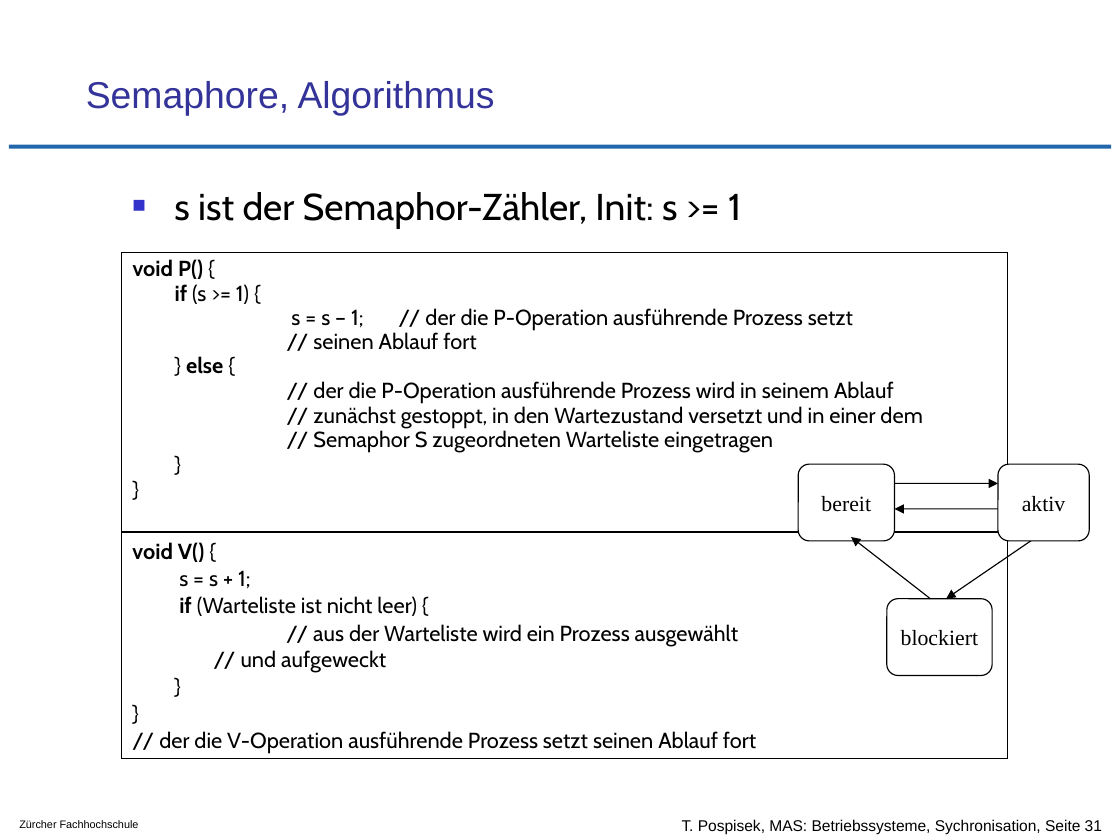
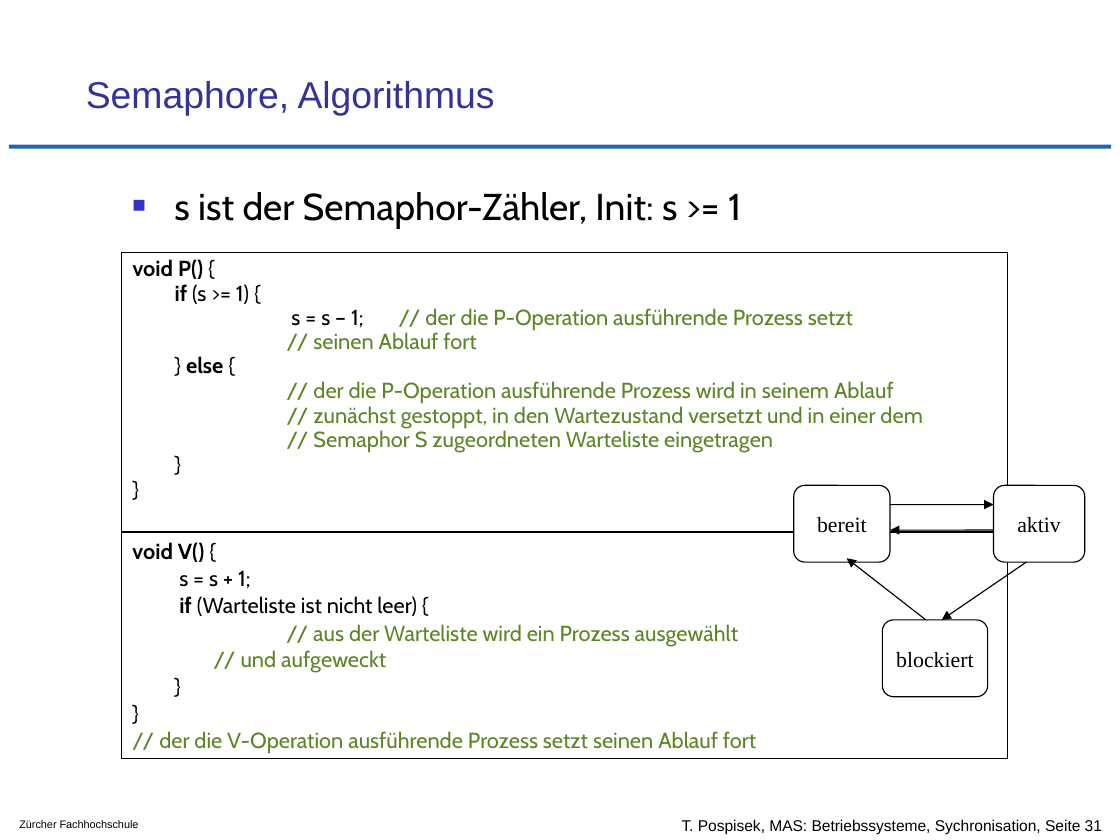
Before and after one commit to tpo/betriebssysteme, a slide deck: slide 31 of 07_Koordination_und_Synchronisation_Sperren_und_Semaphore.odp. Drawn at 1120x840 pixels with LibreOffice and Linux fonts; fonts in the diff are those of the drawing; background and template pictures are left out. Boxes give left, top, right and bottom in pixels: in the first picture for what was removed or moved away, otherwise in the second. Text is boxed around its words. In the diff, an @@ line names an element or a change of style, - is before the commit and + after.

```diff
--- a/07_Koordination_und_Synchronisation_Sperren_und_Semaphore.odp
+++ b/07_Koordination_und_Synchronisation_Sperren_und_Semaphore.odp
@@ text at <box>291,308,922,453</box>: text colour #000000 to #5C8526 in "// der die P-Operation ausführende Prozess setzt ...", "// der die P-Operation ausführende Prozess wird ...", "// zunächst gestoppt, in den Wartezustand versetzt ...", "// Semaphor S zugeordneten Warteliste eingetragen" @@
@@ arrow moved from (931, 599) - (851, 538) to (890, 505) - (993, 505) @@
@@ arrow removed from (895, 484) to (998, 484) @@
@@ arrow moved from (1036, 538) - (946, 599) to (993, 530) - (890, 530) @@
@@ arrow added from (926, 620) to (847, 558), #000000 0.74 pt @@
@@ arrow moved from (998, 508) - (895, 508) to (1032, 558) - (942, 619) @@
@@ text in rectangle at <box>159,624,756,754</box>: text colour #000000 to #5C8526 in "// aus der Warteliste wird ein Prozess ...", "// der die V-Operation ausführende Prozess setzt ..." @@
@@ 3 rounded rectangles: place and size @@
-3 rounded rectangles at <box>799,464,1089,676</box>
+3 rounded rectangles at <box>794,485,1084,698</box>
```
Also in this commit, not shown: 4 other slides changed.
